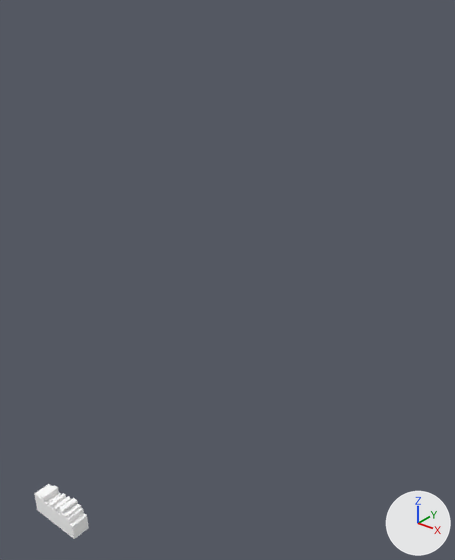
One commit to the FBX model assets/Office/books.fbx: the scene before it, then after it.
Both versions are drawn from a 50 mm lens placed at (0.92, -10.75, 6.38), pointed at (-8.24, 0.7, -0.72). Lighting does not change. The marker at lower right points along +X, +Y and +Z. The picture after the commit comes second. Where no turn or scale is listed for an object, it has been applied to the vertices.

Objects in the first picture: 'books'.
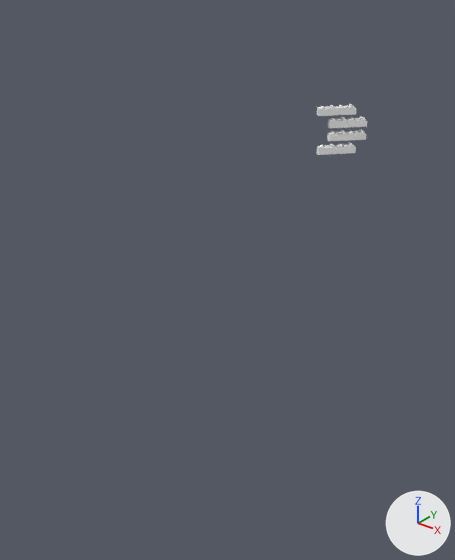
Where the change shows, as pixel boxes (x1, y1, x2, y2) in the pictures (455 x 560 px):
'books', moved, turned: before (34, 484, 89, 539); after (317, 144, 337, 155)
'books5', added: after (317, 105, 338, 116)
'books3', added: after (327, 130, 348, 141)
'books7', added: after (328, 117, 349, 128)
'books4', added: after (336, 104, 356, 115)
'books1', added: after (336, 143, 356, 154)
'books6', added: after (347, 116, 367, 128)
'books2', added: after (346, 129, 366, 140)

The change, as a list of edits to the scene's bpy script:
```text
Change me_mesh:
    used by ob_books; location = (-4.41, -7.44, 0.14)
    remove me_mesh.from_pydata(...)  # 148 vertices, 135 faces; spans x -0.373..0.373, y -0.113..0.113, z 0.0..0.362
    add me_mesh.from_pydata(...)  # 148 vertices, 135 faces; spans x -0.328..0.328, y -0.357..0.357, z 0.0..0.362
    me_mesh part 1: the whole mesh is turned 49.6 degrees about the z axis through its middle
Add me_mesh_007:
    me_mesh_007.from_pydata(...)  # 148 vertices, 135 faces; spans x -0.328..0.328, y -0.357..0.357, z 0.0..0.362
    me_mesh_007.materials.append(mat_books)  # its picture is missing
Add me_mesh_005:
    me_mesh_005.from_pydata(...)  # 148 vertices, 135 faces; spans x -0.328..0.328, y -0.357..0.357, z 0.0..0.362
    me_mesh_005.materials.append(mat_books)  # its picture is missing
Add me_mesh_002:
    me_mesh_002.from_pydata(...)  # 148 vertices, 135 faces; spans x -0.328..0.328, y -0.357..0.357, z 0.0..0.362
    me_mesh_002.materials.append(mat_books)  # its picture is missing
Add me_mesh_004:
    me_mesh_004.from_pydata(...)  # 148 vertices, 135 faces; spans x -0.328..0.328, y -0.357..0.357, z 0.0..0.362
    me_mesh_004.materials.append(mat_books)  # its picture is missing
Add me_mesh_006:
    me_mesh_006.from_pydata(...)  # 148 vertices, 135 faces; spans x -0.328..0.328, y -0.357..0.357, z 0.0..0.362
    me_mesh_006.materials.append(mat_books)  # its picture is missing
Add me_mesh_003:
    me_mesh_003.from_pydata(...)  # 148 vertices, 135 faces; spans x -0.328..0.328, y -0.357..0.357, z 0.0..0.362
    me_mesh_003.materials.append(mat_books)  # its picture is missing
Add me_mesh_001:
    me_mesh_001.from_pydata(...)  # 148 vertices, 135 faces; spans x -0.328..0.328, y -0.357..0.357, z 0.0..0.362
    me_mesh_001.materials.append(mat_books)  # its picture is missing
Change ob_books:
    ob_books.location: (-4.41, -7.44, 0.14) -> (-11.12, 10.44, 0.14)
Add ob_books7:
    ob_books7 = bpy.data.objects.new('books7', me_mesh_007)
    ob_books7.location = (-10.96, 10.88, 1.1)
Add ob_books5:
    ob_books5 = bpy.data.objects.new('books5', me_mesh_005)
    ob_books5.location = (-11.28, 10.52, 1.58)
Add ob_books2:
    ob_books2 = bpy.data.objects.new('books2', me_mesh_002)
    ob_books2.location = (-10.45, 11.42, 0.61)
Add ob_books4:
    ob_books4 = bpy.data.objects.new('books4', me_mesh_004)
    ob_books4.location = (-10.8, 11.11, 1.58)
Add ob_books6:
    ob_books6 = bpy.data.objects.new('books6', me_mesh_006)
    ob_books6.location = (-10.48, 11.44, 1.1)
Add ob_books3:
    ob_books3 = bpy.data.objects.new('books3', me_mesh_003)
    ob_books3.location = (-10.93, 10.84, 0.61)
Add ob_books1:
    ob_books1 = bpy.data.objects.new('books1', me_mesh_001)
    ob_books1.location = (-10.64, 11.02, 0.14)
```
